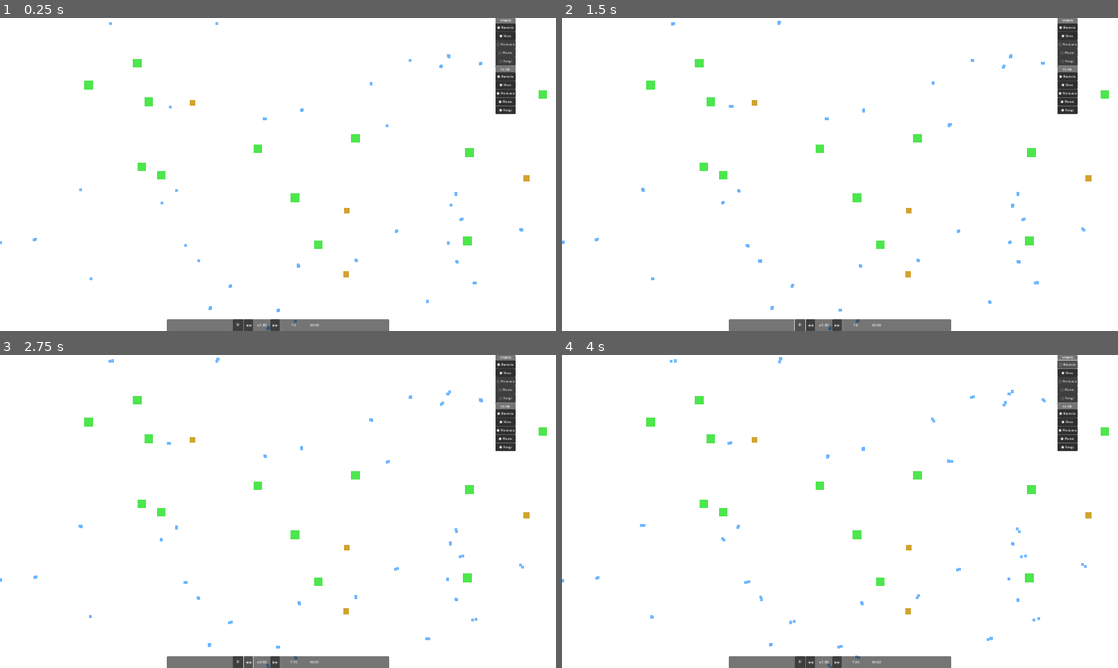
Above: before the commit, frames 1-4 (two rows, left to right).
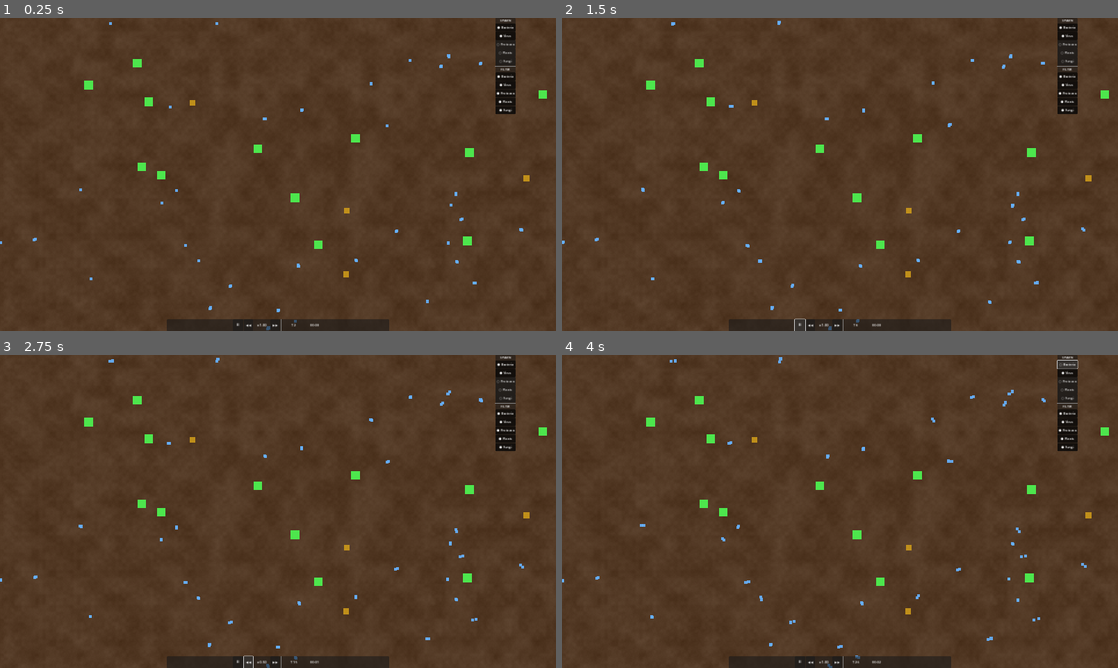
Above: after the commit, the same moments.

Repository: trinityUwU/Primordia
Game: Godot game, scene res://scenes/World.tscn
The game is run twice, just before and just after one commit, with the same random seed, the same clock (stepped at 60 frames per second) and the same inputs.
Inputs:
- Up to frame 1 (0.25 s): no input
- Up to frame 2 (1.5 s): click "⏸" at 0.5 s; click "▶" at 1.25 s
- Up to frame 3 (2.75 s): click "◀◀" at 2 s
- Up to frame 4 (4 s): click "▶▶" at 2.75 s; click "● Bacteria" at 3.5 s

The runs differ from the first frame. In frame 1, 99% of the frame differs, in the area x 0-100%, y 0-100%; in frame 2, 99%; in frame 3, 99%; in frame 4, 99%.

Commit message:
fix: biome shader — retire filter_nearest hint incompatible Compatibility renderer (OpenGL 3.3)
Co-Authored-By: Claude Sonnet 4.6 (1M context) <noreply@anthropic.com>

Diff:
--- a/scripts/rendering/BiomeRenderer.gd
+++ b/scripts/rendering/BiomeRenderer.gd
@@ -34,6 +34,7 @@
 	_rect = ColorRect.new()
 	_rect.set_anchors_preset(Control.PRESET_FULL_RECT)
 	_rect.mouse_filter = Control.MOUSE_FILTER_IGNORE
+	_rect.texture_filter = CanvasItem.TEXTURE_FILTER_NEAREST
 	_rect.material = _mat
 	_canvas.add_child(_rect)
 
--- a/shaders/biome.gdshader
+++ b/shaders/biome.gdshader
@@ -1,6 +1,6 @@
 shader_type canvas_item;
 
-uniform sampler2D biome_tex : filter_nearest, repeat_edge;
+uniform sampler2D biome_tex;
 uniform float chunk_px;
 uniform vec2  cam_pos;
 uniform float zoom;
